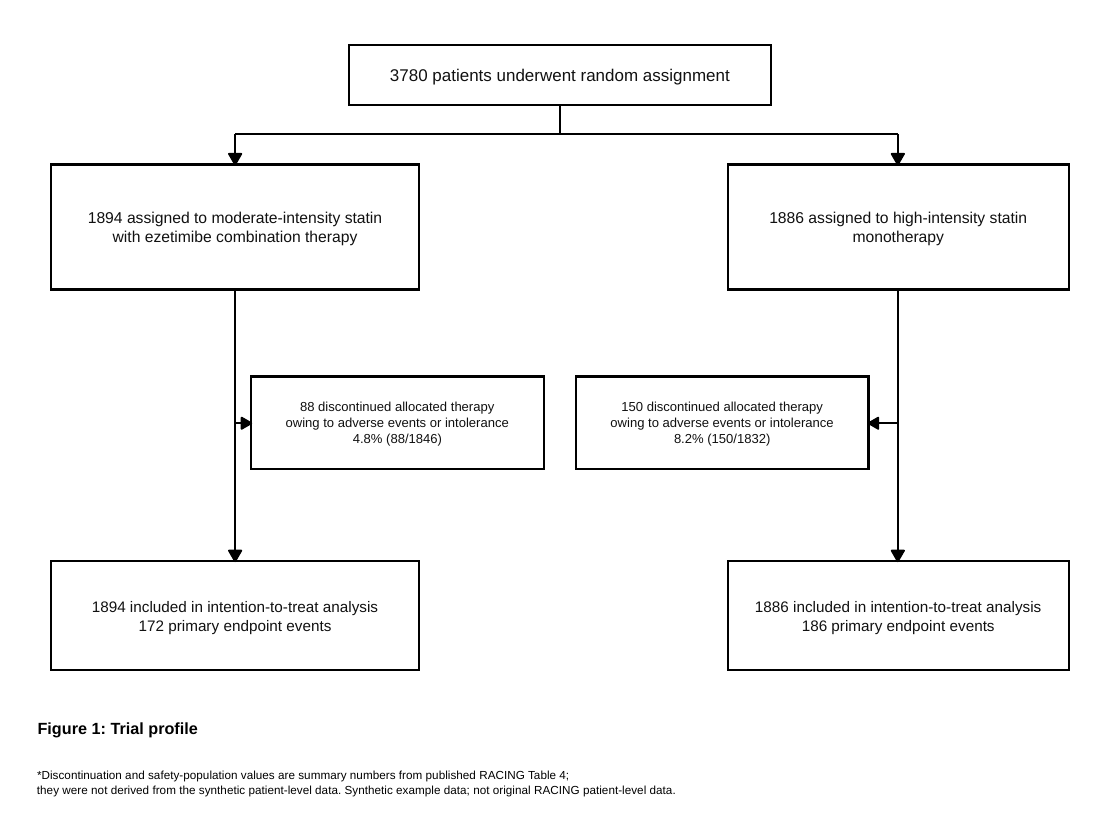
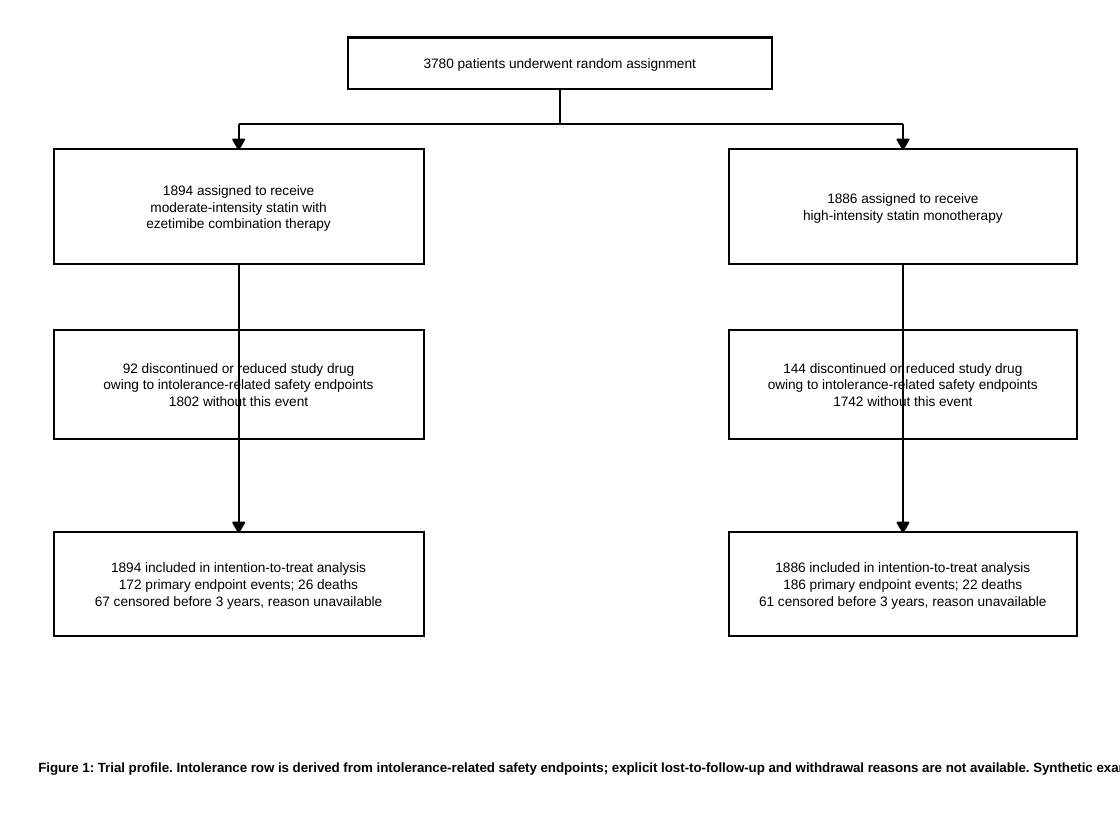
Before and after one commit to zarathucorp/yonsei-healthcare-bootcamp-2026, a slide deck: slide 1 of code/RACING/RACING_Figures.pptx. Drawn at 1120x840 pixels with LibreOffice and Linux fonts; fonts in the diff are those of the drawing. Boxes give left, top, right and bottom in pixels: in the first picture for what was removed or moved away, otherwise in the second. Text is boxed around its words. In the diff, an @@ line names an element or a change of style, - is before the commit and + after.

```diff
--- a/code/RACING/RACING_Figures.pptx
+++ b/code/RACING/RACING_Figures.pptx
@@ rectangle: place and size @@
-rectangle at (348, 45, 771, 104)
+rectangle at (347, 38, 772, 90)
@@ text "3780 patients underwent random assignment": place and size @@
-text "3780 patients underwent random assignment" at (390, 68, 730, 85)
+text "3780 patients underwent random assignment" at (424, 58, 696, 71)
@@ text "3780 patients underwent random assignment" at (424, 58, 696, 71): size 10.9 to 8.8 pt, text colour #111111 to #000000 @@
@@ freeform shape: place and size @@
-freeform shape at (560, 105, 560, 134)
+freeform shape at (560, 88, 560, 123)
@@ rectangle: place and size @@
-rectangle at (52, 165, 420, 290)
+rectangle at (54, 149, 424, 264)
@@ freeform shape: place and size @@
-freeform shape at (228, 153, 241, 165)
+freeform shape at (233, 140, 244, 150)
@@ freeform shape: place and size @@
-freeform shape at (235, 134, 898, 134)
+freeform shape at (239, 124, 903, 124)
@@ freeform shape: place and size @@
-freeform shape at (235, 134, 235, 165)
+freeform shape at (239, 124, 239, 149)
@@ rectangle: place and size @@
-rectangle at (728, 165, 1070, 290)
+rectangle at (729, 149, 1077, 264)
@@ freeform shape: place and size @@
-freeform shape at (892, 153, 904, 165)
+freeform shape at (897, 140, 908, 150)
@@ freeform shape: place and size @@
-freeform shape at (898, 134, 898, 165)
+freeform shape at (903, 124, 903, 149)
@@ text at (163, 185, 314, 198): text changed; size 10.1 to 8.8 pt; text colour #111111 to #000000 @@
-1894 assigned to moderate-intensity statin
+1894 assigned to receive
@@ text at (827, 193, 979, 206): text changed; size 10.1 to 8.8 pt; text colour #111111 to #000000 @@
-monotherapy
+1886 assigned to receive
@@ text at (146, 218, 330, 231): text changed; size 10.1 to 8.8 pt; text colour #111111 to #000000 @@
-with ezetimibe combination therapy
+ezetimibe combination therapy
@@ text at (803, 210, 1002, 223): text changed; size 10.1 to 8.8 pt; text colour #111111 to #000000 @@
-1886 assigned to high-intensity statin
+high-intensity statin monotherapy
@@ freeform shape: place and size @@
-freeform shape at (235, 290, 235, 562)
+freeform shape at (239, 264, 239, 532)
@@ freeform shape: place and size @@
-freeform shape at (898, 290, 898, 562)
+freeform shape at (903, 264, 903, 532)
@@ rectangle: place and size @@
-rectangle at (251, 376, 543, 468)
+rectangle at (54, 329, 424, 439)
@@ rectangle: place and size @@
-rectangle at (577, 376, 869, 468)
+rectangle at (729, 329, 1077, 439)
@@ text at (123, 362, 354, 376): text changed; size 8.4 to 8.8 pt; text colour #111111 to #000000 @@
-owing to adverse events or intolerance
+92 discontinued or reduced study drug
@@ text at (783, 363, 1022, 376): text changed; size 8.4 to 8.8 pt; text colour #111111 to #000000 @@
-owing to adverse events or intolerance
+144 discontinued or reduced study drug
@@ rectangle: place and size @@
-rectangle at (52, 561, 420, 670)
+rectangle at (54, 532, 424, 636)
@@ freeform shape: place and size @@
-freeform shape at (228, 551, 241, 562)
+freeform shape at (233, 522, 244, 532)
@@ rectangle: place and size @@
-rectangle at (728, 561, 1070, 670)
+rectangle at (729, 532, 1077, 636)
@@ freeform shape: place and size @@
-freeform shape at (892, 551, 904, 562)
+freeform shape at (897, 522, 908, 532)
@@ text "1894 included in intention-to-treat analysis": place and size @@
-text "1894 included in intention-to-treat analysis" at (92, 601, 378, 615)
+text "1894 included in intention-to-treat analysis" at (111, 562, 366, 575)
@@ text "1894 included in intention-to-treat analysis" at (111, 562, 366, 575): size 9.8 to 8.8 pt, text colour #111111 to #000000 @@
@@ text "1886 included in intention-to-treat analysis" at (775, 562, 1030, 575): size 9.8 to 8.8 pt, text colour #111111 to #000000 @@
@@ text "1886 included in intention-to-treat analysis": place and size @@
-text "1886 included in intention-to-treat analysis" at (755, 601, 1041, 615)
+text "1886 included in intention-to-treat analysis" at (775, 562, 1030, 575)
@@ text at (119, 579, 358, 592): text changed; size 9.8 to 8.8 pt; text colour #111111 to #000000 @@
-172 primary endpoint events
+172 primary endpoint events; 26 deaths
@@ text at (783, 579, 1022, 592): text changed; size 9.8 to 8.8 pt; text colour #111111 to #000000 @@
-186 primary endpoint events
+186 primary endpoint events; 22 deaths
@@ group added at (38, 202, 1093, 775): 8 texts @@
+moderate-intensity statin with
+owing to intolerance-related safety endpoints
+1802 without this event
+owing to intolerance-related safety endpoints
+1742 without this event
+67 censored before 3 years, reason unavailable
+61 censored before 3 years, reason unavailable
+Figure 1: Trial profile. Intolerance row is derived from intolerance-related safety endpoints; explicit lost-to-follow-up and withdrawal reasons are not available. Synthetic example data; not original RACING patient-level data.
@@ group removed at (37, 401, 898, 796): 7 texts, 4 freeform shapes @@
-88 discontinued allocated therapy
-4.8% (88/1846)
-150 discontinued allocated therapy
-8.2% (150/1832)
-Figure 1: Trial profile
-*Discontinuation and safety-population values are summary numbers from published RACING Table 4;
-they were not derived from the synthetic patient-level data. Synthetic example data; not original RACING patient-level data.
```
Also in this commit, not shown: 2 other slides changed, 12 other files.
